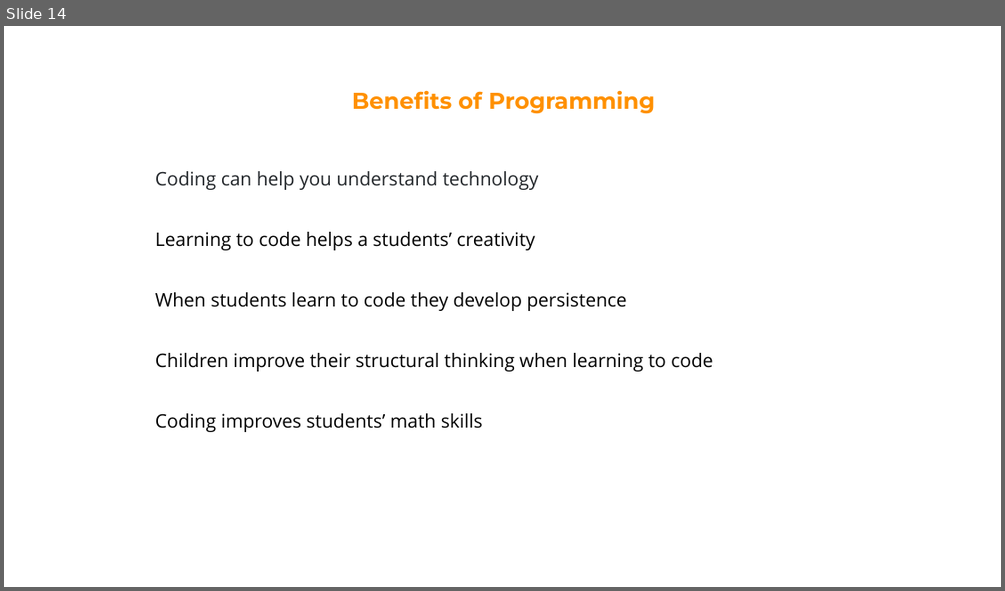
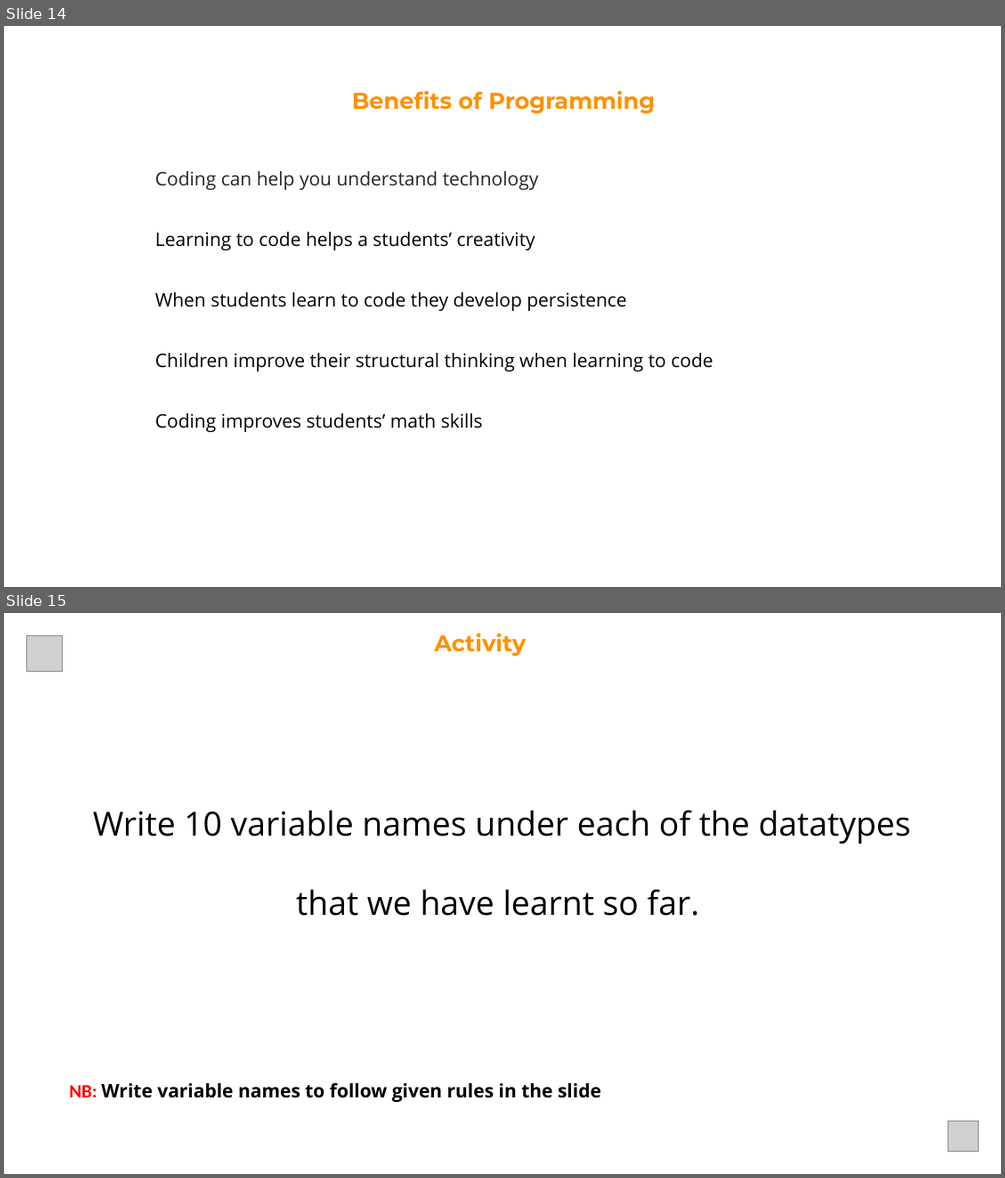
Before and after one commit to Robert-Doe/codeden, a slide deck: 1. Introduction to Program .pptx. Shown one above the other, each under a label of ours: slide 14 before the commit, slides 14 and 15 after it. The pictures are 1005x591 and 1005x1178 pixels, drawn with LibreOffice and Linux fonts; fonts in the diff are those of the drawing; grey boxes stand for pictures. Boxes give left, top, right and bottom in pixels: in the first picture for what was removed or moved away, otherwise in the second. Text is boxed around its words. In the diff, an @@ line names an element or a change of style, - is before the commit and + after.

```diff
--- a/1. Introduction to Program .pptx
+++ b/1. Introduction to Program .pptx
@@ slide 15 added at box(4, 613, 1001, 1174), background #FFFFFF @@
@@ picture added at box(26, 635, 62, 671) @@
@@ text added at box(434, 633, 526, 656), 22 pt, text #FF9000, bold @@
+Activity
@@ text added at box(93, 810, 911, 916), 32 pt, text #000000 @@
+Write 10 variable names under each of the datatypes that we have learnt so far.
@@ text added at box(69, 1083, 601, 1102), 18 pt, text #000000, bold @@
+NB: Write variable names to follow given rules in the slide
@@ picture added at box(947, 1121, 978, 1151) @@
```
Also in this commit, not shown: 1 other file.
